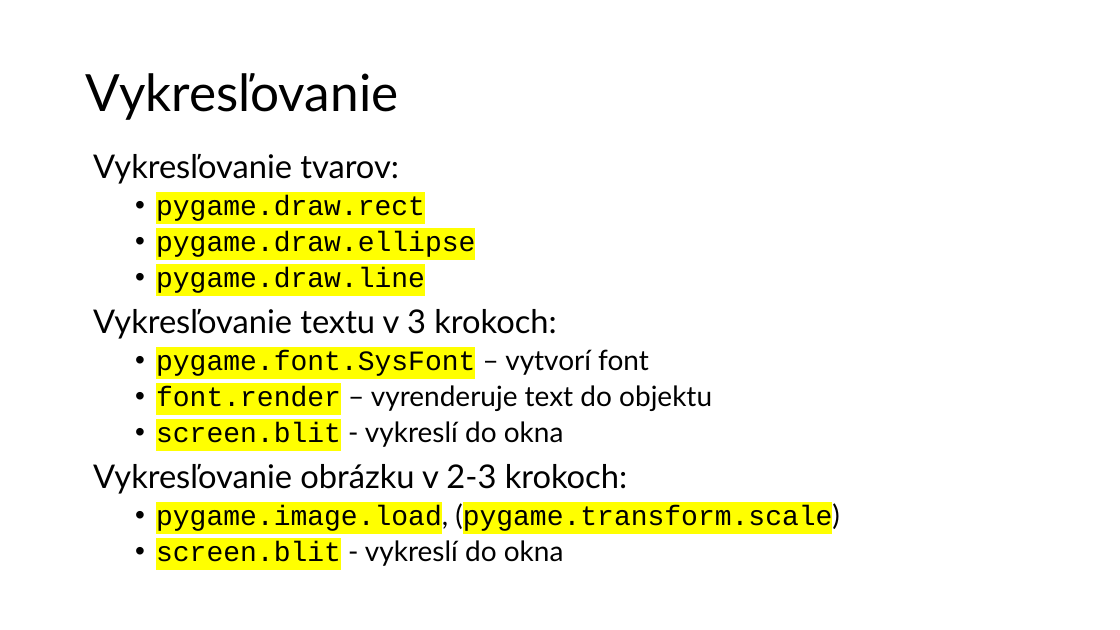
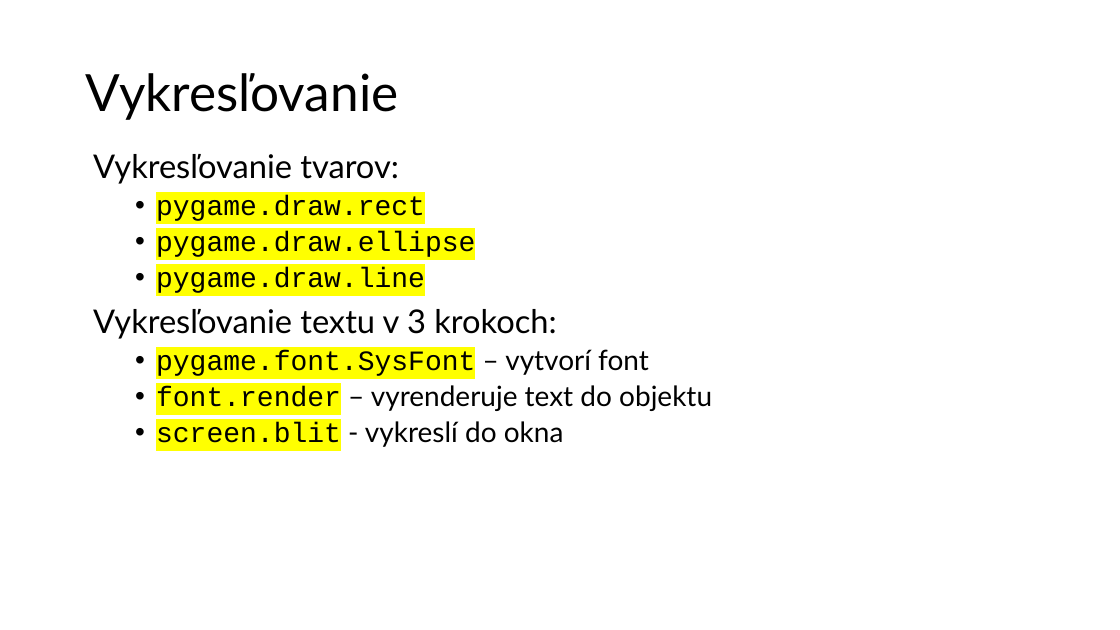
Before and after one commit to wagjo/oop, a slide deck: slide 6 of prezentacie/p13w.pptx. Drawn at 1120x630 pixels with LibreOffice and Linux fonts; fonts in the diff are those of the drawing. Boxes give left, top, right and bottom in pixels: in the first picture for what was removed or moved away, otherwise in the second. Text is boxed around its words. In the diff, an @@ line names an element or a change of style, - is before the commit and + after.

```diff
--- a/prezentacie/p13w.pptx
+++ b/prezentacie/p13w.pptx
@@ text at [93,464,840,566]: paragraphs removed @@
-Vykresľovanie obrázku v 2-3 krokoch:
-  • pygame.image.load, (pygame.transform.scale)
-  • screen.blit - vykreslí do okna
```
Also in this commit, not shown: 1 other slide changed, 5 other files.
